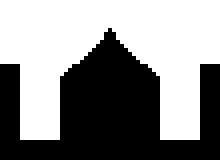
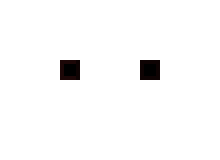
Two versions of the same layered image (220x160). Layer-by-layer changes:
hid "Layer 2 copy", painted on it over [0, 28, 220, 160]
showed "Layer 0", opacity 33% → 100%, painted on it over [0, 28, 220, 160]
